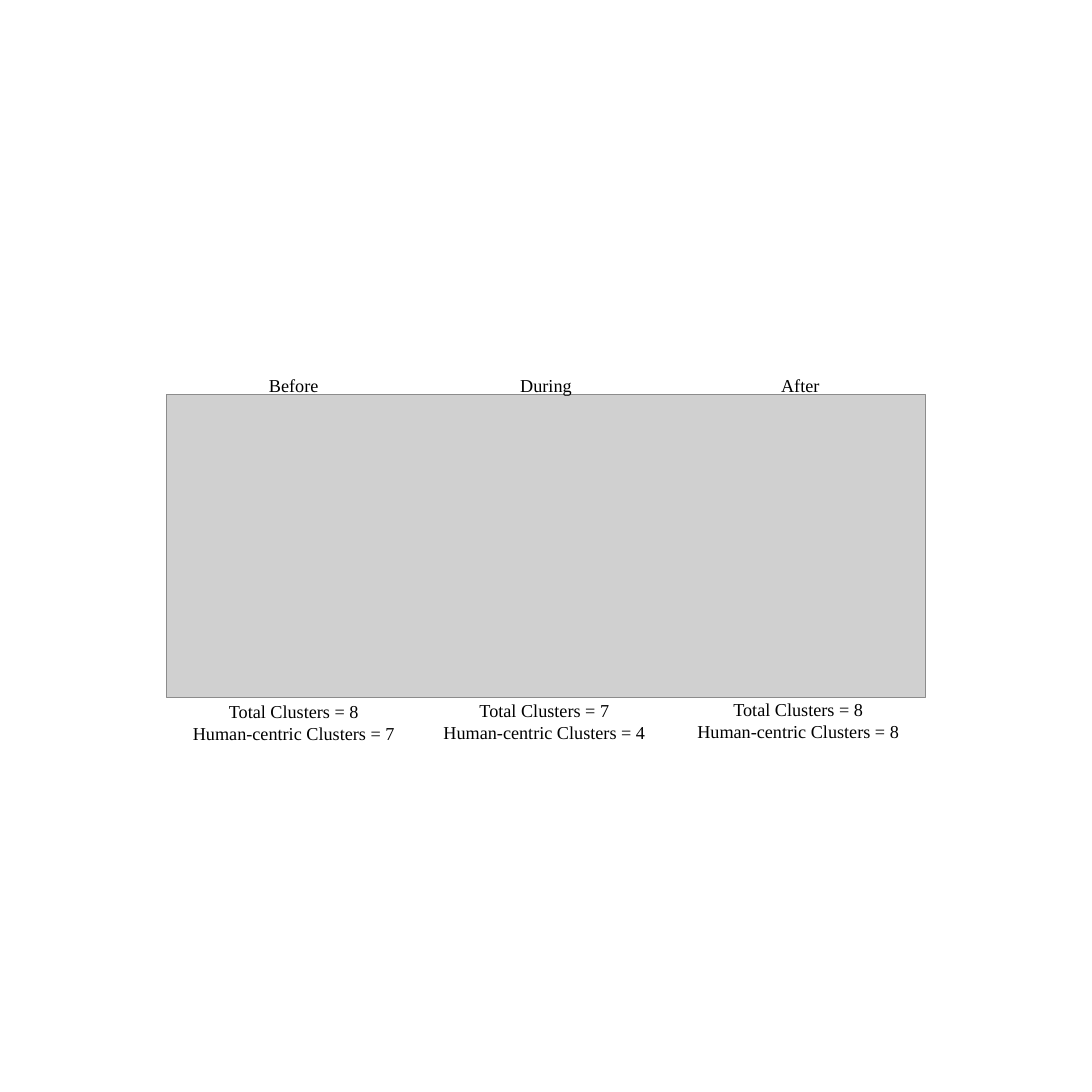
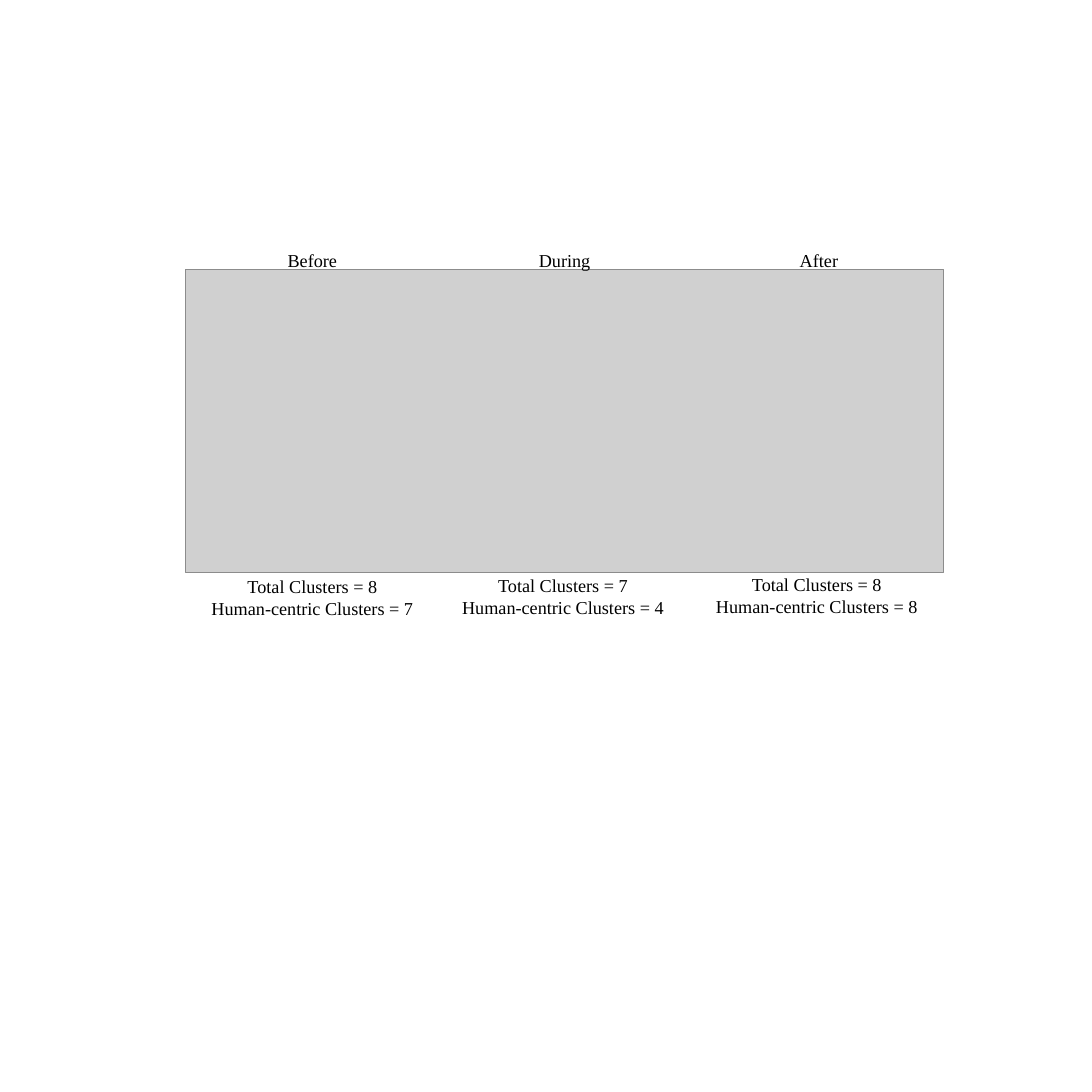
Before and after one commit to bankheak/Dolphins, a slide deck: slide 2 of figs/networks.pptx. Drawn at 1092x1092 pixels with LibreOffice and Linux fonts; fonts in the diff are those of the drawing; grey boxes stand for pictures. Boxes give left, top, right and bottom in pixels: in the first picture for what was removed or moved away, otherwise in the second. Text is boxed around its words. In the diff, an @@ line names an element or a change of style, - is before the commit and + after.

```diff
--- a/figs/networks.pptx
+++ b/figs/networks.pptx
@@ 6 texts, 1 picture: place and size @@
-6 texts, 1 picture at (167, 379, 925, 740)
+6 texts, 1 picture at (186, 254, 944, 615)
```
Also in this commit, not shown: 1 slide added, 24 other files.
